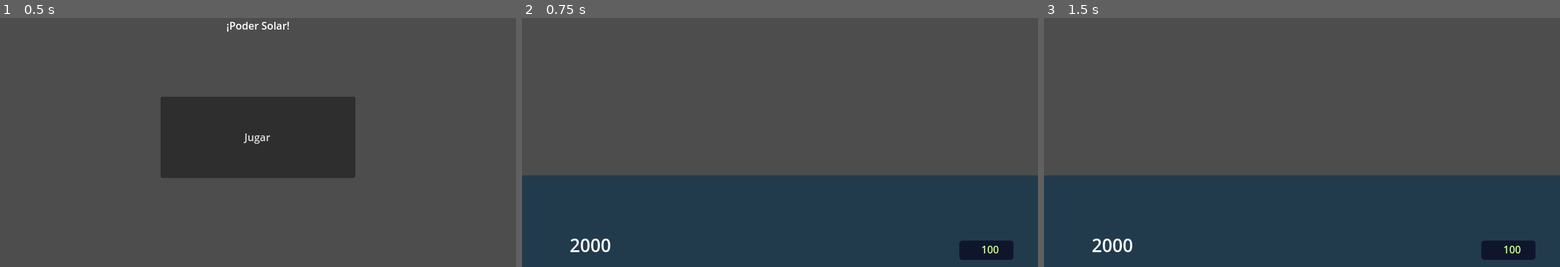
Above: before the commit, frames 1-3 (left to right).
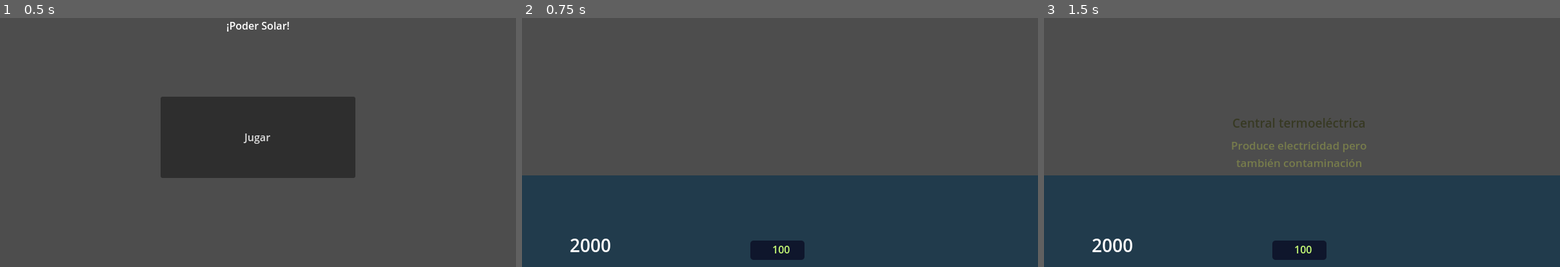
Above: after the commit, the same moments.

Repository: antimundo/poder-solar
Game: Godot game, scene res://scenes/main_menu/main_menu.tscn
Same seed, same stepped clock (60 frames per second), same inputs: the game is played once before the commit and once after it.
Inputs (mouse positions are in pixels of both pictures, inside the frame that each line leads up to; where the layout moved, square brackets give the same spot in the first picture):
- Up to frame 1 (0.5 s): no input
- Up to frame 2 (0.75 s): click "Jugar" at 0.5 s
- Up to frame 3 (1.5 s): click (1296, 219) [1508, 219] at 1.25 s

Frame 1 is identical in both runs. In frame 2, 1.6% of the frame differs, in the area x 44-96%, y 89-98%; in frame 3, 2.4%, in the area x 36-96%, y 40-98%.

Commit message:
Buy button hover

Diff:
--- a/scenes/gameplay/buy_item_button.gd
+++ b/scenes/gameplay/buy_item_button.gd
@@ -3,6 +3,8 @@
 @export_file("*.tscn") var gameplay_item
 @export var money_cost: int = 100
 @onready var world_items = $"../../World/WorldItems"
+
+var dialogue_tween: Tween
 
 func _ready():
 	check_ui($"../../Managers/MoneyManager".money)
@@ -31,3 +33,15 @@
 		$Panel/Label.modulate = Color("989898")
 	else:
 		$Panel/Label.modulate = Color("c7fc76")
+
+func _on_mouse_entered():
+	if dialogue_tween != null:
+		dialogue_tween.kill()
+	dialogue_tween = create_tween().set_trans(Tween.TRANS_SINE)
+	dialogue_tween.tween_property($ComicDialogue, "modulate", Color("ffffff", 1), .2)
+
+func _on_mouse_exited():
+	if dialogue_tween != null:
+		dialogue_tween.kill()
+	dialogue_tween = create_tween().set_trans(Tween.TRANS_SINE)
+	dialogue_tween.tween_property($ComicDialogue, "modulate", Color("ffffff", 0), .2)
--- a/scenes/gameplay/gameplay.tscn
+++ b/scenes/gameplay/gameplay.tscn
@@ -14,9 +14,15 @@
 [ext_resource type="Texture2D" uid="uid://cvccriudqbaj3" path="res://sprites/ui/slider/slider.svg" id="10_tortf"]
 [ext_resource type="Texture2D" uid="uid://bujvy6jo8pckb" path="res://sprites/ui/slider/energy_out.svg" id="11_s63oe"]
 [ext_resource type="Texture2D" uid="uid://c3bww28tuaens" path="res://sprites/ui/slider/energy_overcharge.svg" id="12_1i5kd"]
+[ext_resource type="Texture2D" uid="uid://b31cg1aamphne" path="res://sprites/ui/comic_dialogue.svg" id="15_nqnik"]
 
 [sub_resource type="StyleBoxFlat" id="StyleBoxFlat_vm64i"]
 bg_color = Color(0.129412, 0.231373, 0.298039, 1)
+
+[sub_resource type="StyleBoxTexture" id="StyleBoxTexture_qga1s"]
+texture = ExtResource("10_tortf")
+expand_margin_top = 6.0
+expand_margin_bottom = 6.0
 
 [sub_resource type="StyleBoxTexture" id="StyleBoxTexture_eqs7y"]
 texture = ExtResource("4_idfva")
@@ -43,11 +49,6 @@
 corner_radius_bottom_right = 5
 corner_radius_bottom_left = 5
 
-[sub_resource type="StyleBoxTexture" id="StyleBoxTexture_qga1s"]
-texture = ExtResource("10_tortf")
-expand_margin_top = 6.0
-expand_margin_bottom = 6.0
-
 [node name="gameplay" type="Node"]
 script = ExtResource("1_xfe0u")
 
@@ -85,64 +86,6 @@
 grow_horizontal = 2
 grow_vertical = 0
 theme_override_styles/panel = SubResource("StyleBoxFlat_vm64i")
-
-[node name="BuyCoalPowerPlant" type="Button" parent="BottomPanel"]
-layout_mode = 0
-offset_left = 663.0
-offset_top = 15.0
-offset_right = 776.0
-offset_bottom = 123.0
-focus_mode = 0
-theme = SubResource("Theme_ycol2")
-script = ExtResource("1_hqkoi")
-gameplay_item = "res://scenes/gameplay/coal_power_plant.tscn"
-
-[node name="PowerPlant" type="TextureRect" parent="BottomPanel/BuyCoalPowerPlant"]
-layout_mode = 1
-anchors_preset = 8
-anchor_left = 0.5
-anchor_top = 0.5
-anchor_right = 0.5
-anchor_bottom = 0.5
-offset_left = -22.0
-offset_top = -22.5
-offset_right = 22.0
-offset_bottom = 22.5
-grow_horizontal = 2
-grow_vertical = 2
-texture = ExtResource("2_h1u4c")
-
-[node name="Panel" type="Panel" parent="BottomPanel/BuyCoalPowerPlant"]
-layout_mode = 0
-offset_left = 15.0
-offset_top = 86.0
-offset_right = 99.0
-offset_bottom = 116.0
-theme_override_styles/panel = SubResource("StyleBoxFlat_b1gbp")
-
-[node name="Money" type="TextureRect" parent="BottomPanel/BuyCoalPowerPlant/Panel"]
-layout_mode = 0
-offset_left = 7.0
-offset_top = 8.0
-offset_right = 45.0
-offset_bottom = 39.0
-scale = Vector2(0.5, 0.5)
-texture = ExtResource("5_i6plt")
-
-[node name="Label" type="Label" parent="BottomPanel/BuyCoalPowerPlant/Panel"]
-layout_mode = 1
-anchors_preset = 8
-anchor_left = 0.5
-anchor_top = 0.5
-anchor_right = 0.5
-anchor_bottom = 0.5
-offset_left = -8.0
-offset_top = -13.0
-offset_right = 32.0
-offset_bottom = 13.0
-grow_horizontal = 2
-grow_vertical = 2
-text = "100"
 
 [node name="EnergySlider" type="HSlider" parent="BottomPanel"]
 layout_mode = 0
@@ -191,5 +134,107 @@
 theme_override_font_sizes/font_size = 28
 text = "0"
 
+[node name="BuyCoalPowerPlant" type="Button" parent="BottomPanel"]
+layout_mode = 0
+offset_left = 339.0
+offset_top = 15.0
+offset_right = 452.0
+offset_bottom = 123.0
+focus_mode = 0
+theme = SubResource("Theme_ycol2")
+script = ExtResource("1_hqkoi")
+gameplay_item = "res://scenes/gameplay/coal_power_plant.tscn"
+
+[node name="PowerPlant" type="TextureRect" parent="BottomPanel/BuyCoalPowerPlant"]
+layout_mode = 1
+anchors_preset = 8
+anchor_left = 0.5
+anchor_top = 0.5
+anchor_right = 0.5
+anchor_bottom = 0.5
+offset_left = -22.0
+offset_top = -22.5
+offset_right = 22.0
+offset_bottom = 22.5
+grow_horizontal = 2
+grow_vertical = 2
+texture = ExtResource("2_h1u4c")
+
+[node name="Panel" type="Panel" parent="BottomPanel/BuyCoalPowerPlant"]
+layout_mode = 0
+offset_left = 15.0
+offset_top = 86.0
+offset_right = 99.0
+offset_bottom = 116.0
+theme_override_styles/panel = SubResource("StyleBoxFlat_b1gbp")
+
+[node name="Money" type="TextureRect" parent="BottomPanel/BuyCoalPowerPlant/Panel"]
+layout_mode = 0
+offset_left = 7.0
+offset_top = 8.0
+offset_right = 45.0
+offset_bottom = 39.0
+scale = Vector2(0.5, 0.5)
+texture = ExtResource("5_i6plt")
+
+[node name="Label" type="Label" parent="BottomPanel/BuyCoalPowerPlant/Panel"]
+layout_mode = 1
+anchors_preset = 8
+anchor_left = 0.5
+anchor_top = 0.5
+anchor_right = 0.5
+anchor_bottom = 0.5
+offset_left = -8.0
+offset_top = -13.0
+offset_right = 32.0
+offset_bottom = 13.0
+grow_horizontal = 2
+grow_vertical = 2
+text = "100"
+
+[node name="ComicDialogue" type="TextureRect" parent="BottomPanel/BuyCoalPowerPlant"]
+modulate = Color(1, 1, 1, 0)
+layout_mode = 1
+anchors_preset = 7
+anchor_left = 0.5
+anchor_top = 1.0
+anchor_right = 0.5
+anchor_bottom = 1.0
+offset_left = -126.0
+offset_top = -231.0
+offset_right = 126.0
+offset_bottom = -86.0
+grow_horizontal = 2
+grow_vertical = 0
+mouse_filter = 2
+texture = ExtResource("15_nqnik")
+
+[node name="Title" type="Label" parent="BottomPanel/BuyCoalPowerPlant/ComicDialogue"]
+layout_mode = 1
+anchors_preset = 10
+anchor_right = 1.0
+offset_bottom = 40.0
+grow_horizontal = 2
+theme_override_colors/font_color = Color(0.215686, 0.223529, 0.137255, 1)
+theme_override_font_sizes/font_size = 19
+text = "Central termoeléctrica"
+horizontal_alignment = 1
+vertical_alignment = 2
+
+[node name="Description" type="Label" parent="BottomPanel/BuyCoalPowerPlant/ComicDialogue"]
+layout_mode = 1
+anchors_preset = 10
+anchor_right = 1.0
+offset_top = 49.0
+offset_bottom = 117.0
+grow_horizontal = 2
+theme_override_colors/font_color = Color(0.466667, 0.486275, 0.294118, 1)
+theme_override_font_sizes/font_size = 17
+text = "Produce electricidad pero también contaminación"
+horizontal_alignment = 1
+autowrap_mode = 2
+
 [connection signal="on_money_change" from="Managers/MoneyManager" to="BottomPanel/BuyCoalPowerPlant" method="_on_money_manager_on_money_change"]
 [connection signal="button_down" from="BottomPanel/BuyCoalPowerPlant" to="BottomPanel/BuyCoalPowerPlant" method="_on_button_down"]
+[connection signal="mouse_entered" from="BottomPanel/BuyCoalPowerPlant" to="BottomPanel/BuyCoalPowerPlant" method="_on_mouse_entered"]
+[connection signal="mouse_exited" from="BottomPanel/BuyCoalPowerPlant" to="BottomPanel/BuyCoalPowerPlant" method="_on_mouse_exited"]
--- /dev/null
+++ b/sprites/ui/comic_dialogue.svg
@@ -0,0 +1,73 @@
+<?xml version="1.0" encoding="UTF-8" standalone="no"?>
+<!-- Created with Inkscape (http://www.inkscape.org/) -->
+
+<svg
+   width="252.28706"
+   height="144.6447"
+   viewBox="0 0 252.28706 144.6447"
+   version="1.1"
+   id="svg1"
+   inkscape:version="1.3 (0e150ed6c4, 2023-07-21)"
+   sodipodi:docname="comic_dialogue.svg"
+   xml:space="preserve"
+   xmlns:inkscape="http://www.inkscape.org/namespaces/inkscape"
+   xmlns:sodipodi="http://sodipodi.sourceforge.net/DTD/sodipodi-0.dtd"
+   xmlns="http://www.w3.org/2000/svg"
+   xmlns:svg="http://www.w3.org/2000/svg"><sodipodi:namedview
+     id="namedview1"
+     pagecolor="#505050"
+     bordercolor="#eeeeee"
+     borderopacity="1"
+     inkscape:showpageshadow="false"
+     inkscape:pageopacity="0"
+     inkscape:pagecheckerboard="false"
+     inkscape:deskcolor="#505050"
+     inkscape:document-units="px"
+     labelstyle="default"
+     inkscape:zoom="1.6080587"
+     inkscape:cx="131.83598"
+     inkscape:cy="71.514802"
+     inkscape:window-width="1920"
+     inkscape:window-height="1017"
+     inkscape:window-x="-8"
+     inkscape:window-y="-8"
+     inkscape:window-maximized="1"
+     inkscape:current-layer="layer1" /><defs
+     id="defs1"><inkscape:perspective
+       sodipodi:type="inkscape:persp3d"
+       inkscape:vp_x="195.60992 : -90.607786 : 1"
+       inkscape:vp_y="0 : 999.99999 : 0"
+       inkscape:vp_z="738.07961 : -177.17887 : 1"
+       inkscape:persp3d-origin="399.99999 : -216.17772 : 1"
+       id="perspective1" /></defs><g
+     inkscape:label="Layer 1"
+     inkscape:groupmode="layer"
+     id="layer1"
+     transform="translate(-772.22943,-1738.1837)"><text
+       xml:space="preserve"
+       style="font-size:37.3333px;font-family:Georgia;-inkscape-font-specification:Georgia;fill:#856944;fill-opacity:1;stroke:none;stroke-width:3;stroke-linejoin:round;stroke-dasharray:none;stroke-opacity:1;paint-order:stroke fill markers"
+       x="982.45825"
+       y="503.88559"
+       id="text5"><tspan
+         sodipodi:role="line"
+         id="tspan5"
+         x="982.45825"
+         y="503.88559"
+         style="font-style:normal;font-variant:normal;font-weight:normal;font-stretch:normal;font-family:Impact;-inkscape-font-specification:Impact" /></text><text
+       xml:space="preserve"
+       style="font-size:18.6667px;font-family:'Franklin Gothic Medium';-inkscape-font-specification:'Franklin Gothic Medium, ';text-align:center;letter-spacing:0px;text-anchor:middle;opacity:1;fill:#399351;fill-opacity:1;stroke:none;stroke-width:4;stroke-linecap:round;stroke-linejoin:miter;stroke-dasharray:none;stroke-dashoffset:0;stroke-opacity:1;paint-order:stroke fill markers"
+       x="596.26978"
+       y="1831.0868"
+       id="text81"><tspan
+         sodipodi:role="line"
+         id="tspan81"
+         x="596.26978"
+         y="1831.0868" /></text><path
+       id="rect13-2"
+       style="fill:#f6ff9b;fill-opacity:1;stroke:none;stroke-width:10;stroke-linejoin:round;stroke-dasharray:none;stroke-opacity:1;paint-order:stroke fill markers"
+       d="m 788.96183,1738.1837 c -9.2701,0 -16.7324,7.4623 -16.7324,16.7324 v 83.2775 c 0,9.2701 7.4623,16.7344 16.7324,16.7344 h 87.7852 c 8.0764,14.8119 19.781,27.9004 21.6269,27.9004 1.8459,0 13.5486,-13.0885 21.625,-27.9004 h 87.78317 c 9.2701,0 16.7344,-7.4643 16.7344,-16.7344 v -83.2775 c 0,-9.2701 -7.4643,-16.7324 -16.7344,-16.7324 z"
+       sodipodi:nodetypes="sssscscsssss" /><path
+       style="fill:#777c4b;fill-opacity:1;stroke:#dde58b;stroke-width:3;stroke-linecap:round;stroke-linejoin:round;stroke-dasharray:none;stroke-dashoffset:0;stroke-opacity:1;paint-order:stroke fill markers"
+       d="M 792.46273,1781.9969 H 1010.7181"
+       id="path16-1"
+       sodipodi:nodetypes="cc" /></g></svg>
--- /dev/null
+++ b/sprites/ui/comic_dialogue_right.svg
@@ -0,0 +1,73 @@
+<?xml version="1.0" encoding="UTF-8" standalone="no"?>
+<!-- Created with Inkscape (http://www.inkscape.org/) -->
+
+<svg
+   width="252.28706"
+   height="189.8223"
+   viewBox="0 0 252.28706 189.8223"
+   version="1.1"
+   id="svg1"
+   inkscape:version="1.3 (0e150ed6c4, 2023-07-21)"
+   sodipodi:docname="comic_dialogue_right.svg"
+   xml:space="preserve"
+   xmlns:inkscape="http://www.inkscape.org/namespaces/inkscape"
+   xmlns:sodipodi="http://sodipodi.sourceforge.net/DTD/sodipodi-0.dtd"
+   xmlns="http://www.w3.org/2000/svg"
+   xmlns:svg="http://www.w3.org/2000/svg"><sodipodi:namedview
+     id="namedview1"
+     pagecolor="#505050"
+     bordercolor="#eeeeee"
+     borderopacity="1"
+     inkscape:showpageshadow="false"
+     inkscape:pageopacity="0"
+     inkscape:pagecheckerboard="false"
+     inkscape:deskcolor="#505050"
+     inkscape:document-units="px"
+     labelstyle="default"
+     inkscape:zoom="1.6080587"
+     inkscape:cx="31.71526"
+     inkscape:cy="203.97265"
+     inkscape:window-width="1920"
+     inkscape:window-height="1017"
+     inkscape:window-x="-8"
+     inkscape:window-y="-8"
+     inkscape:window-maximized="1"
+     inkscape:current-layer="layer1" /><defs
+     id="defs1"><inkscape:perspective
+       sodipodi:type="inkscape:persp3d"
+       inkscape:vp_x="195.60992 : -84.607786 : 1"
+       inkscape:vp_y="0 : 999.99999 : 0"
+       inkscape:vp_z="738.07961 : -171.17887 : 1"
+       inkscape:persp3d-origin="399.99999 : -210.17772 : 1"
+       id="perspective1" /></defs><g
+     inkscape:label="Layer 1"
+     inkscape:groupmode="layer"
+     id="layer1"
+     transform="translate(-772.22943,-1699.0061)"><text
+       xml:space="preserve"
+       style="font-size:37.3333px;font-family:Georgia;-inkscape-font-specification:Georgia;fill:#856944;fill-opacity:1;stroke:none;stroke-width:3;stroke-linejoin:round;stroke-dasharray:none;stroke-opacity:1;paint-order:stroke fill markers"
+       x="982.45825"
+       y="503.88559"
+       id="text5"><tspan
+         sodipodi:role="line"
+         id="tspan5"
+         x="982.45825"
+         y="503.88559"
+         style="font-style:normal;font-variant:normal;font-weight:normal;font-stretch:normal;font-family:Impact;-inkscape-font-specification:Impact" /></text><text
+       xml:space="preserve"
+       style="font-size:18.6667px;font-family:'Franklin Gothic Medium';-inkscape-font-specification:'Franklin Gothic Medium, ';text-align:center;letter-spacing:0px;text-anchor:middle;opacity:1;fill:#399351;fill-opacity:1;stroke:none;stroke-width:4;stroke-linecap:round;stroke-linejoin:miter;stroke-dasharray:none;stroke-dashoffset:0;stroke-opacity:1;paint-order:stroke fill markers"
+       x="596.26978"
+       y="1831.0868"
+       id="text81"><tspan
+         sodipodi:role="line"
+         id="tspan81"
+         x="596.26978"
+         y="1831.0868" /></text><path
+       id="rect13-2"
+       style="fill:#f6ff9b;fill-opacity:1;stroke:none;stroke-width:10;stroke-linejoin:round;stroke-dasharray:none;stroke-opacity:1;paint-order:stroke fill markers"
+       d="m 788.96183,1699.0061 c -9.2701,0 -16.7324,7.4623 -16.7324,16.7324 v 122.4551 c 0,9.2701 7.4623,16.7344 16.7324,16.7344 l 147.87919,0 c 8.0764,14.8119 19.781,33.9004 21.6269,33.9004 1.8459,0 13.5486,-19.0885 21.625,-33.9004 l 27.68918,0 c 9.2701,0 16.7344,-7.4643 16.7344,-16.7344 v -122.4551 c 0,-9.2701 -7.4643,-16.7324 -16.7344,-16.7324 z"
+       sodipodi:nodetypes="sssscscsssss" /><path
+       style="fill:#777c4b;fill-opacity:1;stroke:#dde58b;stroke-width:3;stroke-linecap:round;stroke-linejoin:round;stroke-dasharray:none;stroke-dashoffset:0;stroke-opacity:1;paint-order:stroke fill markers"
+       d="M 792.46273,1761.4753 H 1010.7181"
+       id="path16-1"
+       sodipodi:nodetypes="cc" /></g></svg>
Not shown: 1 places in scenes/gameplay/gameplay.tscn that only renumber resources
Not shown, added: sprites/ui/comic_dialogue.svg.import
Not shown, added: sprites/ui/comic_dialogue_right.svg.import
